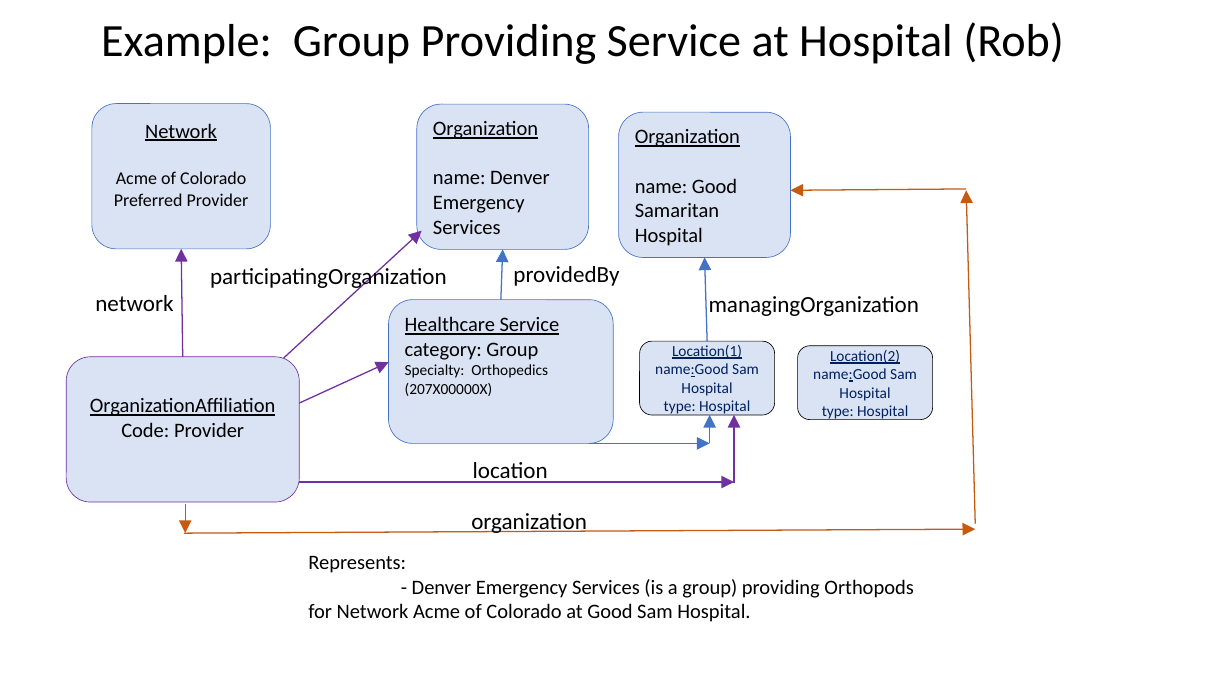
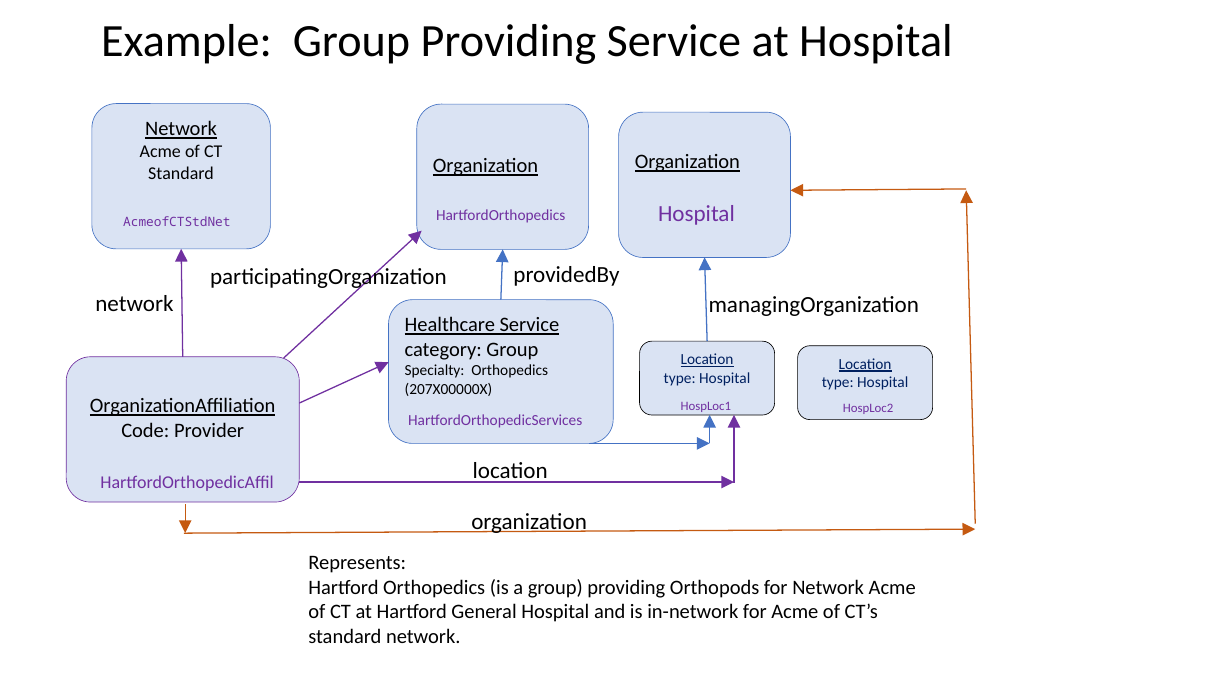
Before and after one commit to HL7/davinci-pdex-plan-net, a slide deck: slide 3 of fsh/ig-data/input/images/patterns.pptx (slide 2 before the commit). Drawn at 1232x693 pixels with LibreOffice and Linux fonts; fonts in the diff are those of the drawing. Boxes give left, top, right and bottom in pixels: in the first picture for what was removed or moved away, otherwise in the second. Text is boxed around its words. In the diff, an @@ line names an element or a change of style, - is before the commit and + after.

Commit message:
changed the names of the instances and aligned the pattern.pptx with the examples

```diff
--- a/fsh/ig-data/input/images/patterns.pptx
+++ b/fsh/ig-data/input/images/patterns.pptx
@@ title at [101, 24, 953, 64]: text changed @@
-Example: Group Providing Service at Hospital (Rob)
+Example: Group Providing Service at Hospital
@@ text in rounded rectangle at [140, 144, 222, 179]: text changed @@
-Acme of Colorado Preferred Provider
+Acme of CT Standard
@@ text in rounded rectangle at [433, 158, 538, 176]: text changed @@
-Organization
-name: Denver Emergency Services
+Organization
@@ text in rounded rectangle at [635, 154, 740, 172]: text changed @@
-Organization
-name: Good Samaritan Hospital
+Organization
@@ text added at [436, 209, 565, 223], 12 pt, text #7030A0 @@
+HartfordOrthopedics
@@ text added at [658, 205, 735, 225], 18 pt, text #7030A0 @@
+Hospital
@@ text added at [123, 216, 230, 226], 10 pt, text #7030A0 @@
+AcmeofCTStdNet
@@ text in rounded rectangle at [664, 353, 750, 386]: text changed @@
-Location(1)
-name:Good Sam Hospital
-type: Hospital
+Location
+type: Hospital
@@ vertical alignment middle to top in 3 elements at [640, 341, 775, 415], [91, 104, 270, 249], [798, 346, 933, 420] @@
@@ text in rounded rectangle at [822, 358, 908, 390]: text changed @@
-Location(2)
-name:Good Sam Hospital
-type: Hospital
+Location
+type: Hospital
@@ text added at [408, 414, 582, 428], 12 pt, text #7030A0 @@
+HartfordOrthopedicServices
@@ text added at [681, 401, 731, 412], 10 pt, text #7030A0 @@
+HospLoc1
@@ text added at [843, 403, 893, 414], 10 pt, text #7030A0 @@
+HospLoc2
@@ text added at [100, 475, 273, 491], 14 pt, text #7030A0 @@
+HartfordOrthopedicAffil
@@ text at [308, 579, 916, 643]: text changed @@
-- Denver Emergency Services (is a group) providing Orthopods for Network Acme of Colorado at Good Sam Hospital.
+Hartford Orthopedics (is a group) providing Orthopods for Network Acme of CT at Hartford General Hospital and is in-network for Acme of CT’s standard network.
```
Also in this commit, not shown: 13 other slides changed, 1 slide added, 7 other files.
